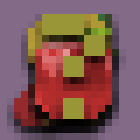
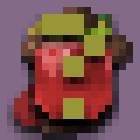
Before/after of a w=140, h=140 layered artwork. What changed in the layer stack:
added group "Trinkets" with 1 layers above "Throwables" over (21, 7, 133, 133)
added layer "Cross.png" in group "Trinkets" over (21, 7, 133, 133)
